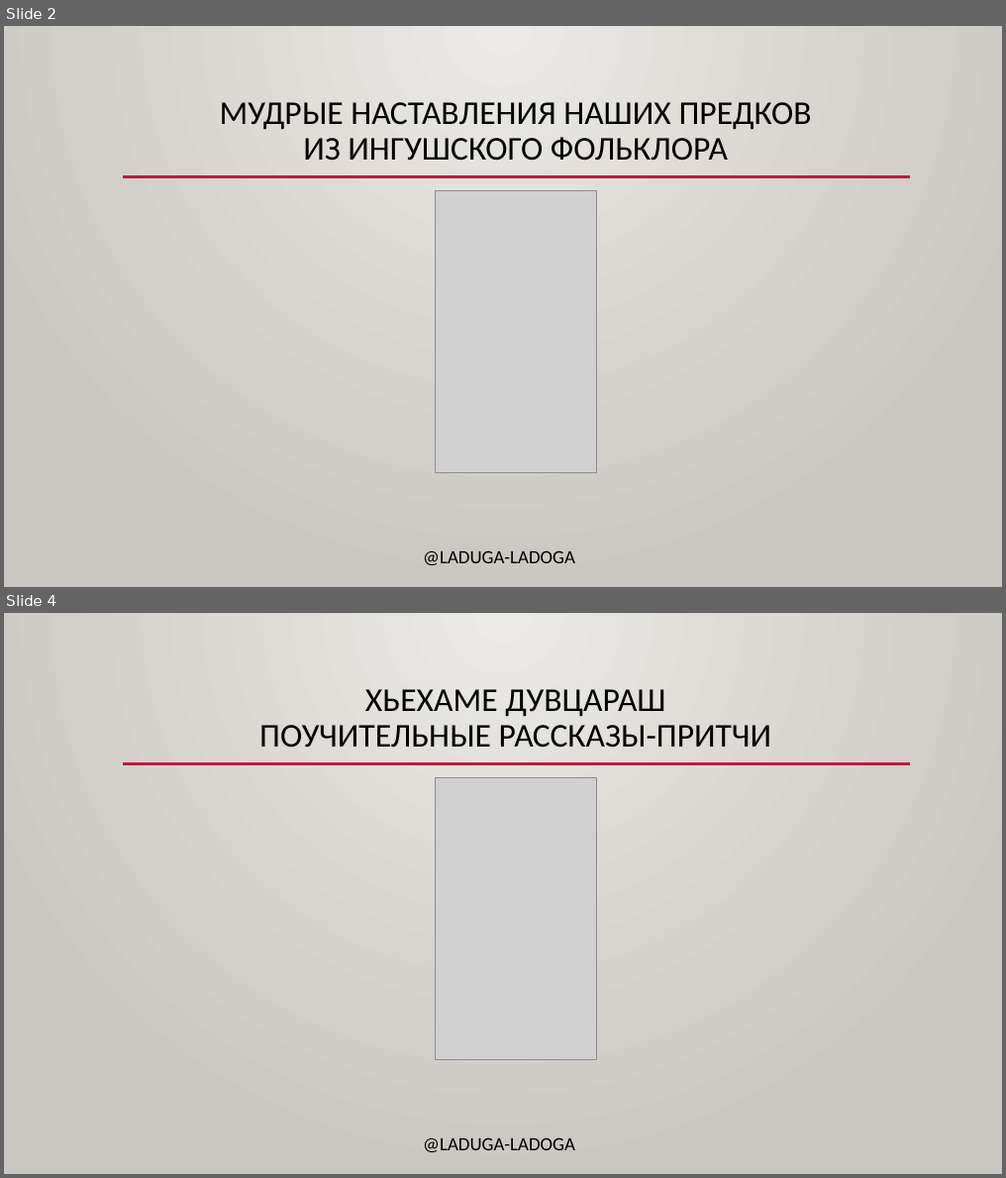
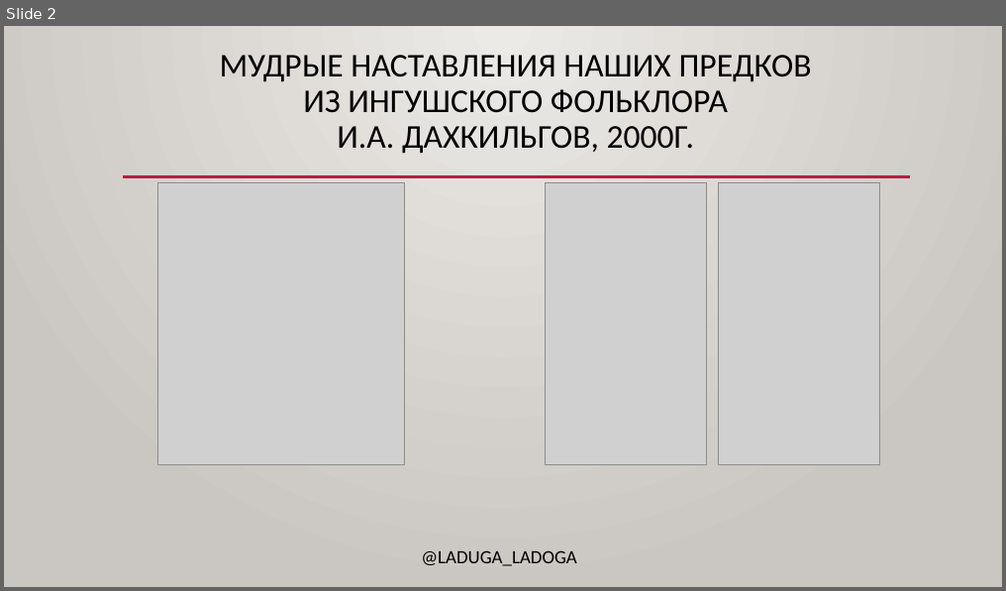
Before and after one commit to bumbari/dahkilgov, a slide deck: p/Laduga_Ladoga.pptx. Shown one above the other, each under a label of ours: slides 2 and 4 before the commit, slide 2 after it; the slides between them are not shown. The pictures are 1006x1178 and 1006x591 pixels, drawn with LibreOffice and Linux fonts; fonts in the diff are those of the drawing; grey boxes stand for pictures. Boxes give left, top, right and bottom in pixels: in the first picture for what was removed or moved away, otherwise in the second. Text is boxed around its words. In the diff, an @@ line names an element or a change of style, - is before the commit and + after.

```diff
--- a/p/Laduga_Ladoga.pptx
+++ b/p/Laduga_Ladoga.pptx
@@ slide 4 removed at [4, 613, 1002, 1174], background gradient #ECEAE7 to #CAC7C1; not listed: 2 template elements that a slide beside it also shows @@
@@ title removed at [259, 689, 771, 748] @@
-ХЬЕХАМЕ ДУВЦАРАШ
-ПОУЧИТЕЛЬНЫЕ РАССКАЗЫ-ПРИТЧИ
@@ picture removed at [436, 777, 596, 1059] @@
@@ slide 2 changed as well @@
@@ title at [220, 55, 812, 154]: text changed @@
-МУДРЫЕ НАСТАВЛЕНИЯ НАШИХ ПРЕДКОВ
-ИЗ ИНГУШСКОГО ФОЛЬКЛОРА
+МУДРЫЕ НАСТАВЛЕНИЯ НАШИХ ПРЕДКОВ
+ИЗ ИНГУШСКОГО ФОЛЬКЛОРА
+И.А. ДАХКИЛЬГОВ, 2000Г.
@@ picture added at [157, 183, 404, 466] @@
@@ picture: place and size @@
-picture at [436, 190, 596, 472]
+picture at [546, 183, 706, 466]
@@ picture added at [719, 183, 880, 466] @@
@@ text at [421, 551, 577, 567]: text changed @@
-@LADUGA-LADOGA
+@LADUGA_LADOGA
```
Also in this commit, not shown: 1 other slide changed, 1 other slide removed, 5 other files.
